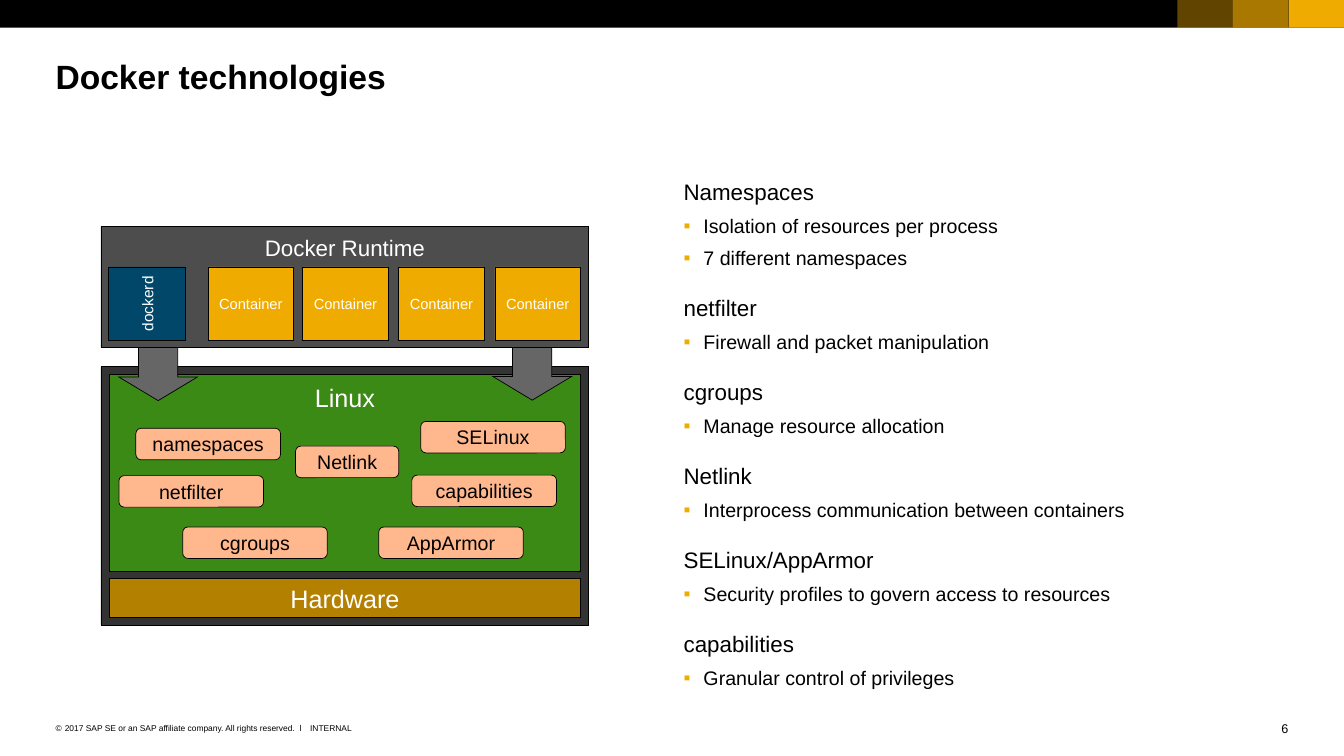
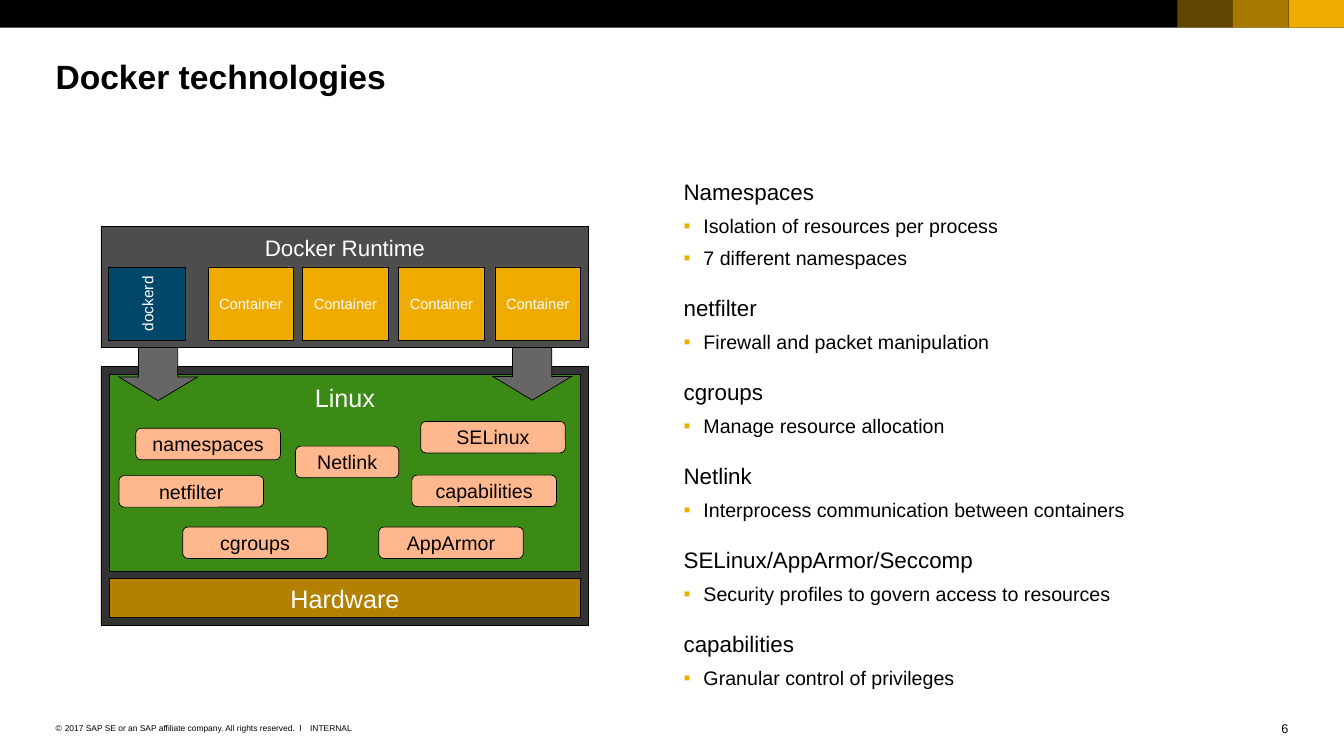
Before and after one commit to cuijiyao01/docker-k8s-training, a slide deck: slide 6 of docker/01_Basics_of_containers.pptx. Drawn at 1344x756 pixels with LibreOffice and Linux fonts; fonts in the diff are those of the drawing. Boxes give left, top, right and bottom in pixels: in the first picture for what was removed or moved away, otherwise in the second. Text is boxed around its words. In the diff, an @@ line names an element or a change of style, - is before the commit and + after.

```diff
--- a/docker/01_Basics_of_containers.pptx
+++ b/docker/01_Basics_of_containers.pptx
@@ text at box(684, 551, 973, 573): text changed @@
-SELinux/AppArmor
+SELinux/AppArmor/Seccomp
```
Also in this commit, not shown: 1 slide added.
